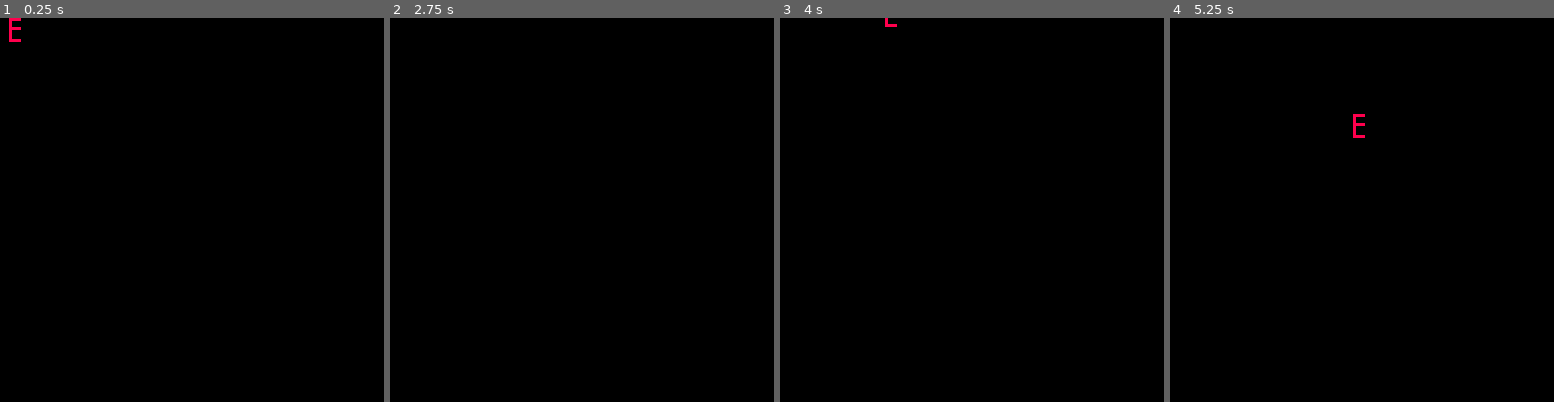
Above: before the commit, frames 1-4 (left to right).
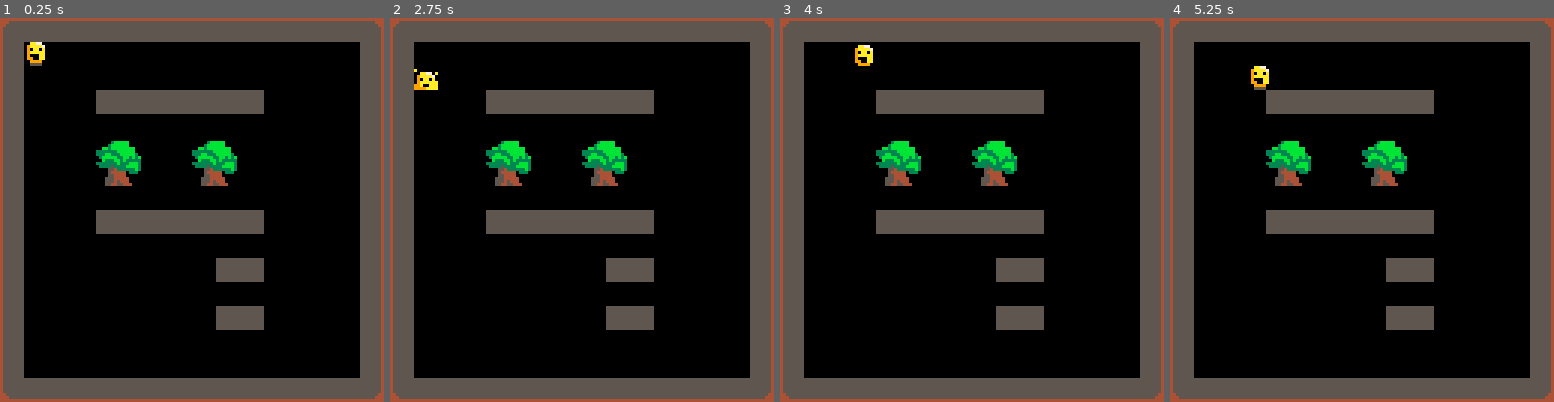
Above: after the commit, the same moments.

Repository: Chazmus/ReDeath
Game: PICO-8 cartridge carts/redeath/redeath.p8
Two runs of this game, one before a commit and one after it. Both use one fixed random seed, a clock stepped at 60 frames per second and the inputs below.
Inputs:
- Up to frame 1 (0.25 s): no input
- Up to frame 2 (2.75 s): tap O (Z key) at 0.33, 0.7, 1.43, 2.22 s; tap X (X key) at 1.07, 2.07, 2.4, 2.73 s; hold Left 1.97-2.37 s; hold Down from 2.42 s (still down)
- Up to frame 3 (4 s): release Down at 2.82 s; hold Right 2.87-3.53 s; tap X (X key) at 3.07, 3.4, 3.73 s; tap O (Z key) at 3.1, 3.98 s; hold Up from 3.58 s (still down)
- Up to frame 4 (5.25 s): tap X (X key) every 0.33 s from 4.07 to 5.07 s; release Up at 4.08 s; hold Right 4.13-4.53 s; hold Down 4.58-5.08 s; tap O (Z key) at 4.87 s; hold Left from 5.13 s (still down)

The runs differ from the first frame. In frame 1, 33% of the frame differs, in the area x 0-100%, y 0-100%; in frame 2, 33%; in frame 3, 33%; in frame 4, 33%.

Commit message:
Revert "placeholder wall tiles"
This reverts commit 716023a81232dc42ce47dbe12ba3642439f199b6.

Diff:
--- a/carts/redeath/redeath.p8
+++ b/carts/redeath/redeath.p8
@@ -6,6 +6,12 @@
 game_objects = {}
 actions = {}
 
+function _init()
+	for go in all(game_objects) do
+		go:init()
+	end
+end
+
 function _update()
 	for go in all(game_objects) do
 		go:update()
@@ -24,31 +30,115 @@
 	for go in all(game_objects) do
 		go:draw()
 	end
+	map()
 end
 -->8
 -- The player
 player = {
-	position = {x=0,y=0}, -- In pixel space
-	target = {x=0,y=0}, -- In pixel space
+	position = {x=8,y=8},
+	target = {x=8,y=8},
 	is_moving = false,
+	command_queue = {},
+	current_command = 0,
+	sprite_sequence = {001, 017, 001, 033},
+	anim_speed = 4,
+	last_move_time = 0
 }
 
-
 add(game_objects, player)
+
+function player:init()
+end
 
 function player:update()
 	if self.is_moving == false then
+		command = nil
+		if btn(fire1) then
+			if self.current_command < 1 then
+				return
+			end
+			self.command_queue[self.current_command - 1].unexecute()
+			self.current_command -= 1
+		end
+		if btn(fire2) then
+		end
+
+		if(self.last_move_time + 0.27 > time()) then
+			return
+		end
+
 		if(btn(up)) then
-			self.target.y -= 8
-		end
+			command = {}
+			function command.execute()
+				if not check_for_collision(pixel_to_grid({x = self.target.x, y = self.target.y - 8})) then
+					self.target.y -= 8
+					command.success = true
+				end
+			end
+
+			function command.unexecute()
+				if not (self.command_queue[self.current_command-1].success == nil)
+				and self.command_queue[self.current_command-1].success then
+					self.target.y += 8
+				end
+			end
+		end
+
 		if(btn(down)) then
-			self.target.y += 8
-		end
+			command = {}
+			function command.execute()
+				if not check_for_collision(pixel_to_grid({x = self.target.x, y = self.target.y + 8})) then
+					self.target.y += 8
+					command.success = true
+				end
+			end
+
+			function command.unexecute()
+				if not (self.command_queue[self.current_command-1].success == nil)
+				and self.command_queue[self.current_command-1].success then
+					self.target.y -= 8
+				end
+			end
+		end
+
 		if(btn(left)) then
-			self.target.x -= 8
-		end
+			command = {}
+			function command.execute()
+				if not check_for_collision(pixel_to_grid({x = self.target.x - 8, y = self.target.y})) then
+					self.target.x -= 8
+					command.success = true
+				end
+			end
+
+			function command.unexecute()
+				if not (self.command_queue[self.current_command-1].success == nil)
+				and self.command_queue[self.current_command-1].success then
+					self.target.x += 8
+				end
+			end
+		end
+
 		if(btn(right)) then
-			self.target.x += 8
+			command = {}
+			function command.execute()
+				if not check_for_collision(pixel_to_grid({x = self.target.x + 8, y = self.target.y})) then
+					self.target.x += 8
+					command.success = true
+				end
+			end
+
+			function command.unexecute()
+				if not (self.command_queue[self.current_command-1].success == nil)
+				and self.command_queue[self.current_command-1].success then
+					self.target.x -= 8
+				end
+			end
+		end
+		if (command != nil) then
+			self.last_move_time = time()
+			self.command_queue[self.current_command] = command
+			self.command_queue[self.current_command].execute()
+			self.current_command += 1
 		end
 
 		if(not self:is_at_target()) then
@@ -68,7 +158,6 @@
 function player:move_towards_target()
 	local c = cocreate(function()
 	 	while not self:is_at_target() do
-			printh(time())
 			if self.target.x > self.position.x then
 				self.position.x += 1
 			elseif self.target.x < self.position.x then
@@ -89,13 +178,8 @@
 end
 
 function player:draw()
-	spr(000, self.position.x, self.position.y)
-	printh("x")
-	printh(tostring(self.position.x))
-	printh("y")
-	printh(tostring(self.position.y))
-end
-
+	spr(get_sprite_animated(self.sprite_sequence, self.anim_speed), self.position.x, self.position.y)
+end
 
 -->8
 -- utils
@@ -108,8 +192,104 @@
 end
 
 function pixel_to_grid(grid_position)
-	return {x=(grid_position.x * 8), y=(grid_position.y * 8)}
-end
+	return {x=(grid_position.x / 8), y=(grid_position.y / 8)}
+end
+
+collisionlayers = {7}
+
+function check_for_collision(grid_position)
+	local tile = mget(grid_position.x, grid_position.y);
+	for i in all(collisionlayers) do
+		if (fget(tile, i)) then
+			return true;
+		end
+	end
+	return false;
+end
+
+function get_sprite_animated(frames, speed)
+ 	return frames[flr(time()*speed % #frames)+1]
+end
+
+-->8
+--command queue
+
+
+-->8
+-- animated objects
+
+animation = {}
+
+-- animated_object = {
+-- 	position = {},
+-- 	sprite_sequence = {},
+-- 	size = {}
+--	speed = 4
+-- }
+
+animated_objects = {}
+
+add(game_objects, animation)
+
+function animation:init()
+	add(animated_objects, { position = {x = 8, y = 8},
+							sprite_sequence = {64, 96},
+							size = {x = 2, y = 2},
+							speed = 1})
+end
+
+function animation:update()
+end
+
+function animation:draw()
+	for sprite in all(animated_objects) do
+		-- spr(get_sprite_animated(sprite.sprite_sequence, sprite.speed), sprite.position.x, sprite.position.y, sprite.size.x, sprite.size.y)
+	end
+	-- printh(fget(mget(8,8), 7))
+	-- printh(fget(mget(8,9), 7))
+	-- spr(64, 8, 8, 2, 2)
+end
+…(41 lines of a section not shown)…
 
 
 
@@ -136,9 +316,22 @@
 
 
 __gff__
-0001000000000000000000000000000000000000000000000000000000000000000000000000000000000000000000000000000000000000000000000000000000000000000000000000000000000000000000000000000000000000000000000000000000000000000000000000000000000000000000000000000000000000
+0000808080000000000000000000000000008080800000000000000000000000000080808000000000000000000000000000000000000000000000000000000080000000000000000000000000000000808000000000000000000000000000008000000000000000000000000000000080800000000000000000000000000000
 0000000000000000000000000000000000000000000000000000000000000000000000000000000000000000000000000000000000000000000000000000000000000000000000000000000000000000000000000000000000000000000000000000000000000000000000000000000000000000000000000000000000000000
 __map__
-0000000000000000000000000000000000000000000000000000000000000000000000000000000000000000000000000000000000000000000000000000000000000000000000000000000000000000000000000000000000000000000000000000000000000000000000000000000000000000000000000000000000000000
-0000000000000000000000000000000000000000000000000000000000000000000000000000000000000000000000000000000000000000000000000000000000000000000000000000000000000000000000000000000000000000000000000000000000000000000000000000000000000000000000000000000000000000
-0000000203030303040000000000000000000000000000000000000000000000000000000000000000000000000000000000000000000000000000000000000000000000000000000000000000000000000000000000000000000000000000000000000000000000000000000000000000000000000000000000000000000000
+0203030303030303030303030303030400000000000000000000000000000000000000000000000000000000000000000000000000000000000000000000000000000000000000000000000000000000000000000000000000000000000000000000000000000000000000000000000000000000000000000000000000000000
+1200000000000000000000000000001400000000000000000000000000000000000000000000000000000000000000000000000000000000000000000000000000000000000000000000000000000000000000000000000000000000000000000000000000000000000000000000000000000000000000000000000000000000
+1200000000000000000000000000001400000000000000000000000000000000000000000000000000000000000000000000000000000000000000000000000000000000000000000000000000000000000000000000000000000000000000000000000000000000000000000000000000000000000000000000000000000000
+1200000013131313131313000000001400000000000000000000000000000000000000000000000000000000000000000000000000000000000000000000000000000000000000000000000000000000000000000000000000000000000000000000000000000000000000000000000000000000000000000000000000000000
+1200000000000000000000000000001400000000000000000000000000000000000000000000000000000000000000000000000000000000000000000000000000000000000000000000000000000000000000000000000000000000000000000000000000000000000000000000000000000000000000000000000000000000
+1200000040410000404100000000001400000000000000000000000000000000000000000000000000000000000000000000000000000000000000000000000000000000000000000000000000000000000000000000000000000000000000000000000000000000000000000000000000000000000000000000000000000000
+1200000050510000505100000000001400000000000000000000000000000000000000000000000000000000000000000000000000000000000000000000000000000000000000000000000000000000000000000000000000000000000000000000000000000000000000000000000000000000000000000000000000000000
+1200000000000000000000000000001400000000000000000000000000000000000000000000000000000000000000000000000000000000000000000000000000000000000000000000000000000000000000000000000000000000000000000000000000000000000000000000000000000000000000000000000000000000
+1200000013131313131313000000001400000000000000000000000000000000000000000000000000000000000000000000000000000000000000000000000000000000000000000000000000000000000000000000000000000000000000000000000000000000000000000000000000000000000000000000000000000000
+1200000000000000000000000000001400000000000000000000000000000000000000000000000000000000000000000000000000000000000000000000000000000000000000000000000000000000000000000000000000000000000000000000000000000000000000000000000000000000000000000000000000000000
+1200000000000000001313000000001400000000000000000000000000000000000000000000000000000000000000000000000000000000000000000000000000000000000000000000000000000000000000000000000000000000000000000000000000000000000000000000000000000000000000000000000000000000
+1200000000000000000000000000001400000000000000000000000000000000000000000000000000000000000000000000000000000000000000000000000000000000000000000000000000000000000000000000000000000000000000000000000000000000000000000000000000000000000000000000000000000000
+1200000000000000001313000000001400000000000000000000000000000000000000000000000000000000000000000000000000000000000000000000000000000000000000000000000000000000000000000000000000000000000000000000000000000000000000000000000000000000000000000000000000000000
+1200000000000000000000000000001400000000000000000000000000000000000000000000000000000000000000000000000000000000000000000000000000000000000000000000000000000000000000000000000000000000000000000000000000000000000000000000000000000000000000000000000000000000
+1200000000000000000000000000001400000000000000000000000000000000000000000000000000000000000000000000000000000000000000000000000000000000000000000000000000000000000000000000000000000000000000000000000000000000000000000000000000000000000000000000000000000000
+2223232323232323232323232323232400000000000000000000000000000000000000000000000000000000000000000000000000000000000000000000000000000000000000000000000000000000000000000000000000000000000000000000000000000000000000000000000000000000000000000000000000000000
Not shown, changed: 63 lines of the sprite sheet (__gfx__) section of carts/redeath/redeath.p8
